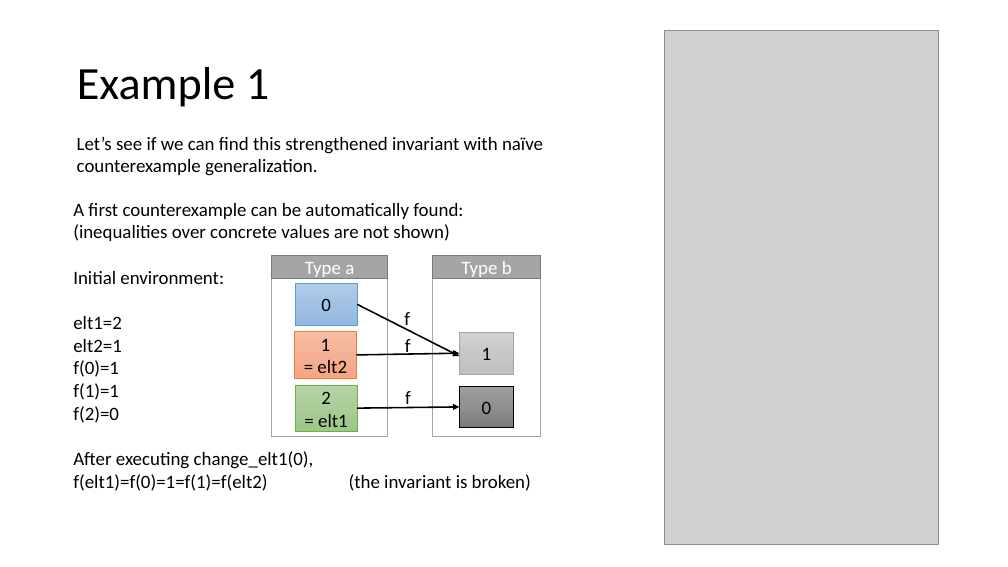
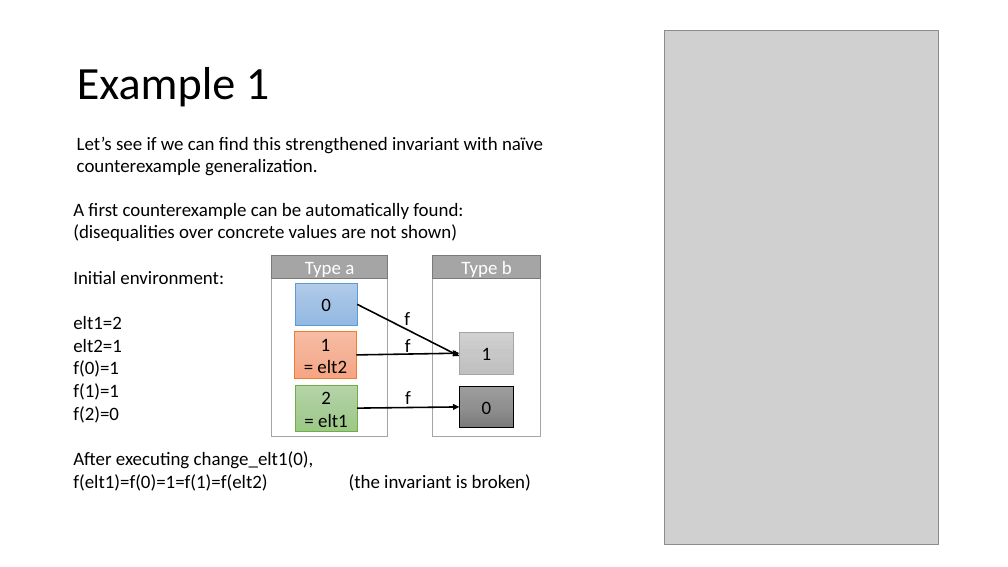
Before and after one commit to tjhance/ivy-research, a slide deck: slide 10 of invariant_synthesis/Invariant Synthesis.pptx. Drawn at 1008x567 pixels with LibreOffice and Linux fonts; fonts in the diff are those of the drawing; grey boxes stand for pictures. Boxes give left, top, right and bottom in pixels: in the first picture for what was removed or moved away, otherwise in the second. Text is boxed around its words. In the diff, an @@ line names an element or a change of style, - is before the commit and + after.

```diff
--- a/invariant_synthesis/Invariant Synthesis.pptx
+++ b/invariant_synthesis/Invariant Synthesis.pptx
@@ text at (73, 224, 457, 241): text changed @@
-(inequalities over concrete values are not shown)
+(disequalities over concrete values are not shown)
```
Also in this commit, not shown: 10 other slides changed, 13 slides added, 1 slide removed, 1 other file.
